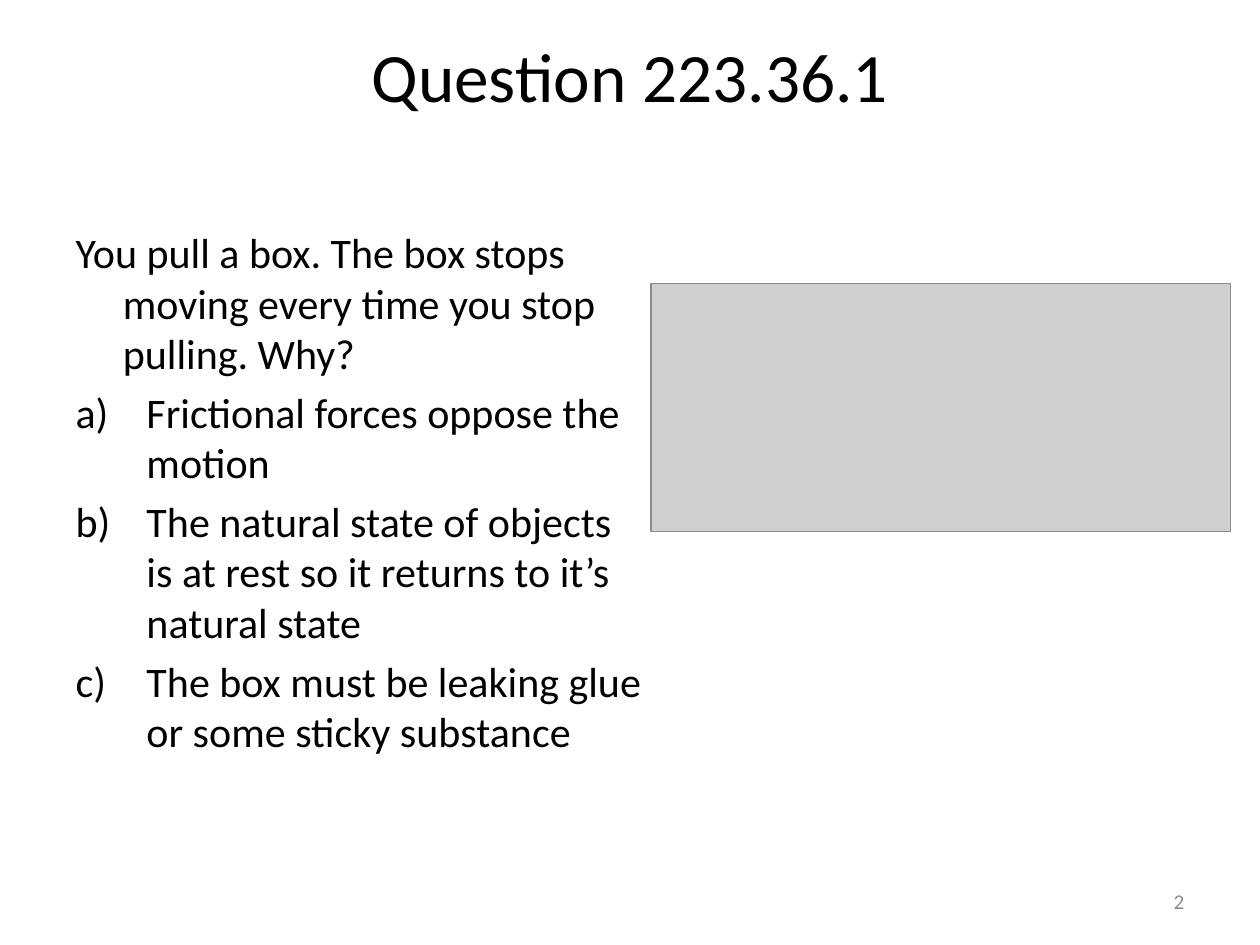
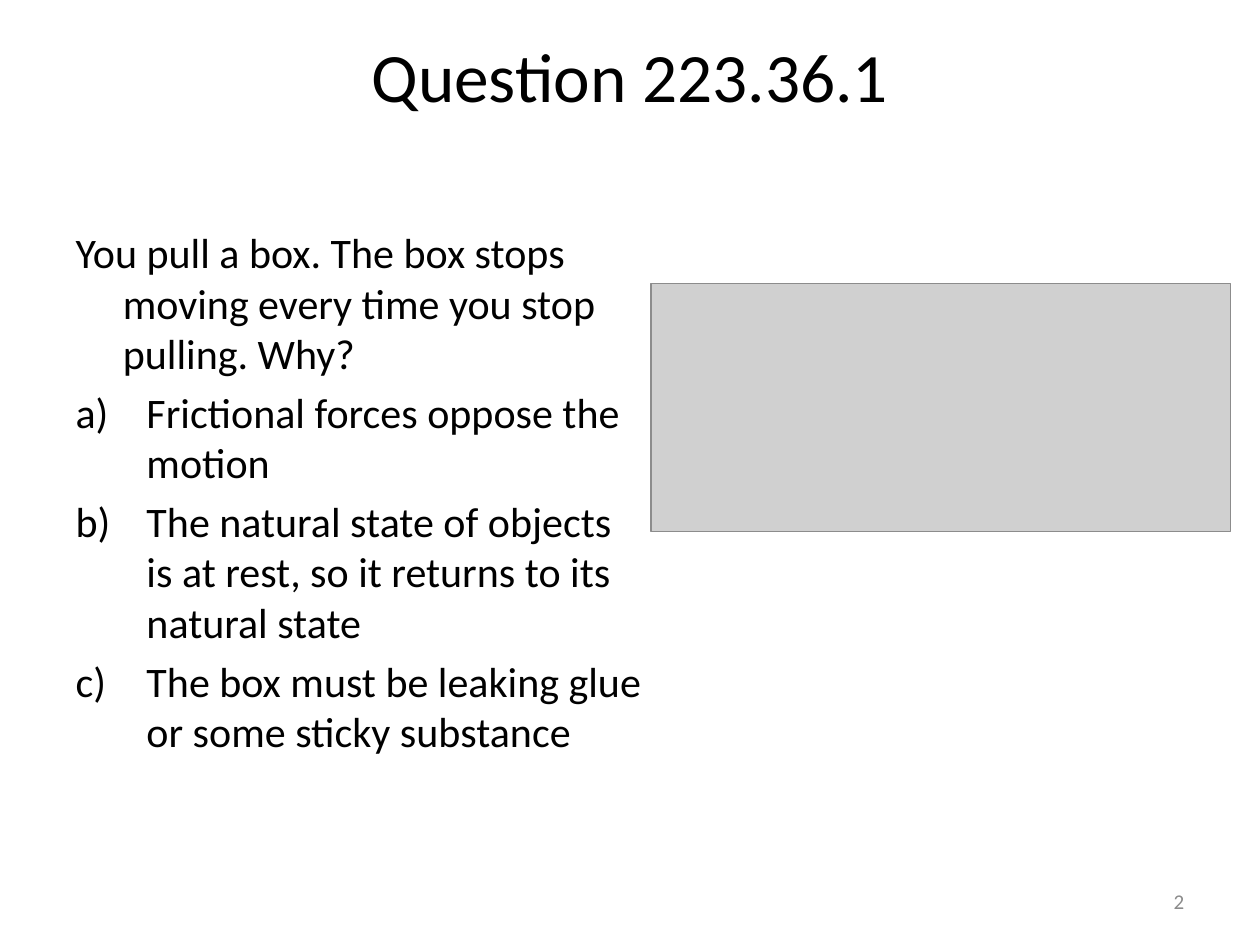
Before and after one commit to rtlines/PH223-Engineering-Physics, a slide deck: slide 2 of Slides/PH223_Lecture_17.pptx. Drawn at 1260x945 pixels with LibreOffice and Linux fonts; fonts in the diff are those of the drawing; grey boxes stand for pictures. Boxes give left, top, right and bottom in pixels: in the first picture for what was removed or moved away, otherwise in the second. Text is boxed around its words. In the diff, an @@ line names an element or a change of style, - is before the commit and + after.

```diff
--- a/Slides/PH223_Lecture_17.pptx
+++ b/Slides/PH223_Lecture_17.pptx
@@ text at <box>146,507,611,639</box>: text changed @@
-b) The natural state of objects is at rest so it returns to it’s natural state
+b) The natural state of objects is at rest, so it returns to its natural state
```
Also in this commit, not shown: 4 other slides changed, 16 other files.
